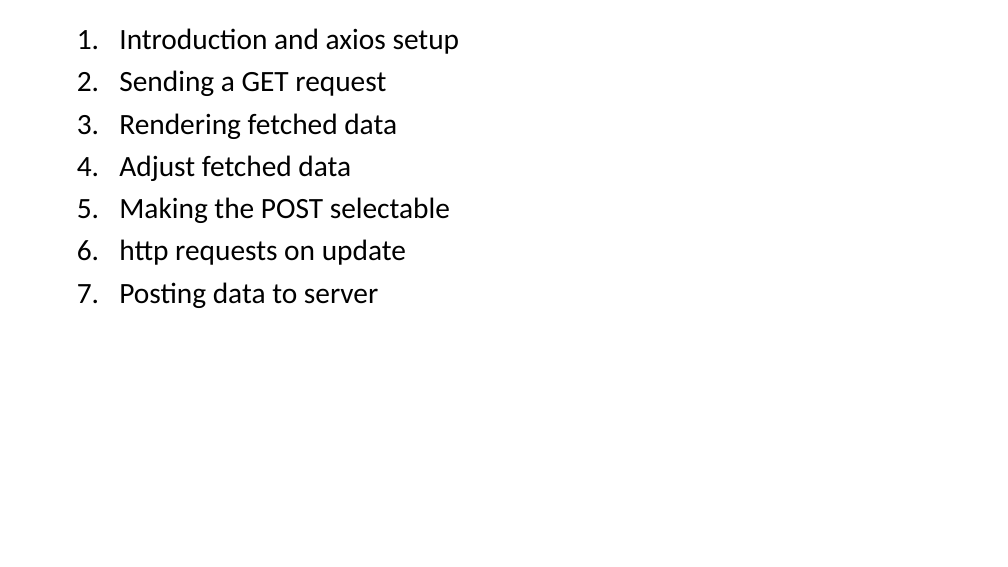
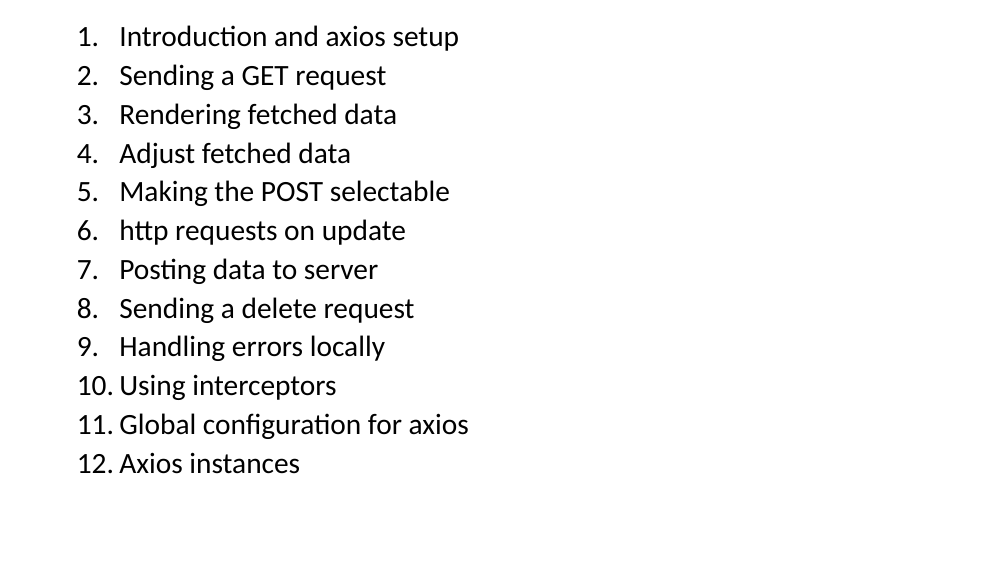
Before and after one commit to PiyushChaturvedii/Batch04, a slide deck: slide 5 of Http.pptx (slide 4 before the commit). Drawn at 1008x567 pixels with LibreOffice and Linux fonts; fonts in the diff are those of the drawing. Boxes give left, top, right and bottom in pixels: in the first picture for what was removed or moved away, otherwise in the second. Text is boxed around its words. In the diff, an @@ line names an element or a change of style, - is before the commit and + after.

Commit message:
axios

```diff
--- a/Http.pptx
+++ b/Http.pptx
@@ text at [119,25,460,284]: line spacing 0.9 to 0.8 @@
@@ text at [119,297,469,474]: paragraphs added @@
+8. Sending a delete request
+9. Handling errors locally
+10. Using interceptors
+11. Global configuration for axios
+12. Axios instances
```
Also in this commit, not shown: 59 other files.
